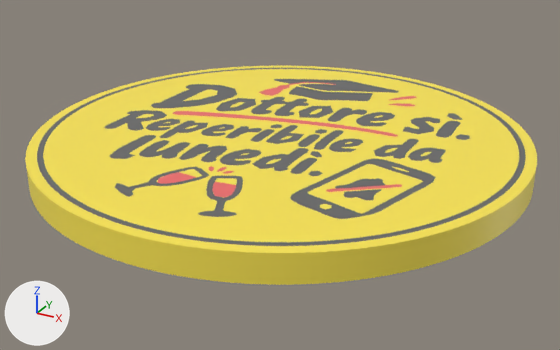
Two versions of the glTF model public/products/sottobicchiere-non-chiamatemi-domani.glb, one commit apart.
Rendered twice from a 50 mm lens placed at (0.0537, -0.0979, 0.0458), pointed at (0.0008, -0.0017, -0.0023). Every picture has the same lights, and +X, +Y and +Z are marked at lower left. The picture after the commit comes second. Where no turn or scale is listed for an object, it has been applied to the vertices. Vertices at exactly the same position are counted once.

In view in the first picture: 'coaster_accent', 'coaster_base', 'coaster_ink'.
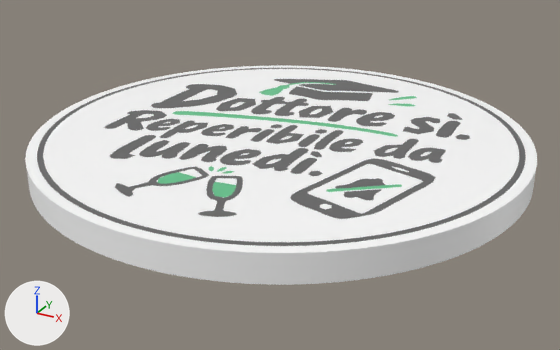
Location of each change, [x1, y1, x2, y2] in pixels of the pictures (560 x 350 px):
part 1 of me_coaster_base, recoloured (yellow to white): [25, 65, 537, 285] in both
part 2 of me_coaster_accent, recoloured: [157, 82, 417, 198] in both

The change, as a diff of the scene's bpy script:
```diff
--- a/public/products/sottobicchiere-non-chiamatemi-domani.glb.py
+++ b/public/products/sottobicchiere-non-chiamatemi-domani.glb.py
@@ me_coaster_base @@
 me_coaster_base.from_pydata(...)  # 3992 vertices, 7982 faces; spans x -0.0375..0.0375, y -0.0375..0.0375, z 0.0..0.004
 # used by ob_coaster_base; location = (0.0, 0.0, 0.0)
+# me_coaster_base part 1: 7982 faces centred in x -0.0375..0.0375, y -0.0375..0.0375, z 0.0..0.004 are repainted in the vertex colours; the middle colour goes from yellow #fde751 to white #ffffff
 me_coaster_base.materials.append(mat_defaultmaterial)
@@ me_coaster_accent @@
 me_coaster_accent.from_pydata(...)  # 418 vertices, 792 faces; spans x -0.02..0.0233, y -0.0243..0.0268, z 0.0034..0.004
 # used by ob_coaster_accent; location = (0.0, 0.0, 0.0)
+# me_coaster_accent part 2: 792 faces centred in x -0.02..0.0233, y -0.0243..0.0268, z 0.0034..0.004 are repainted in the vertex colours; the middle colour goes from red #ef6c6c to green #65c48e
 me_coaster_accent.materials.append(mat_defaultmaterial_002)
```
